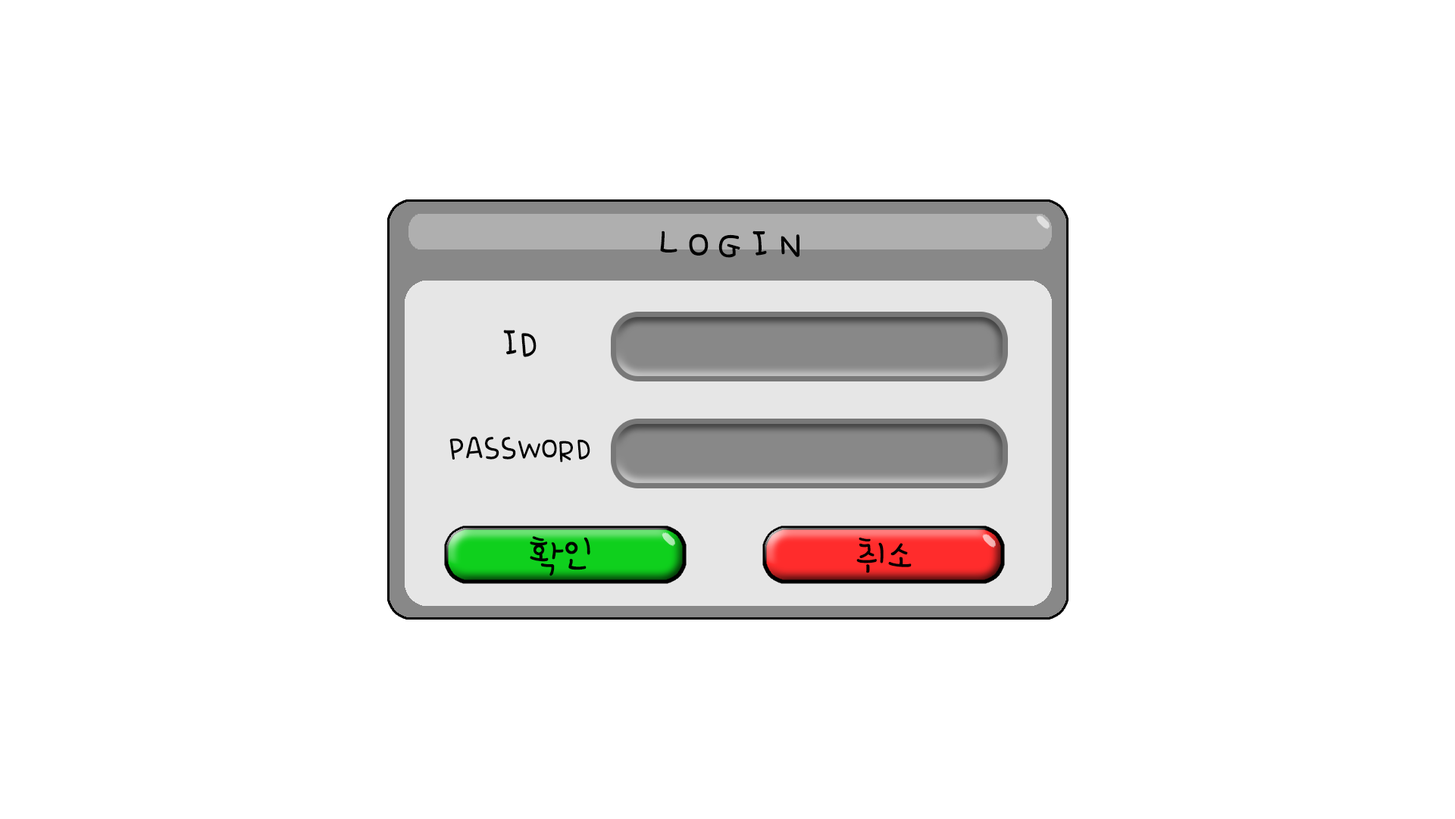
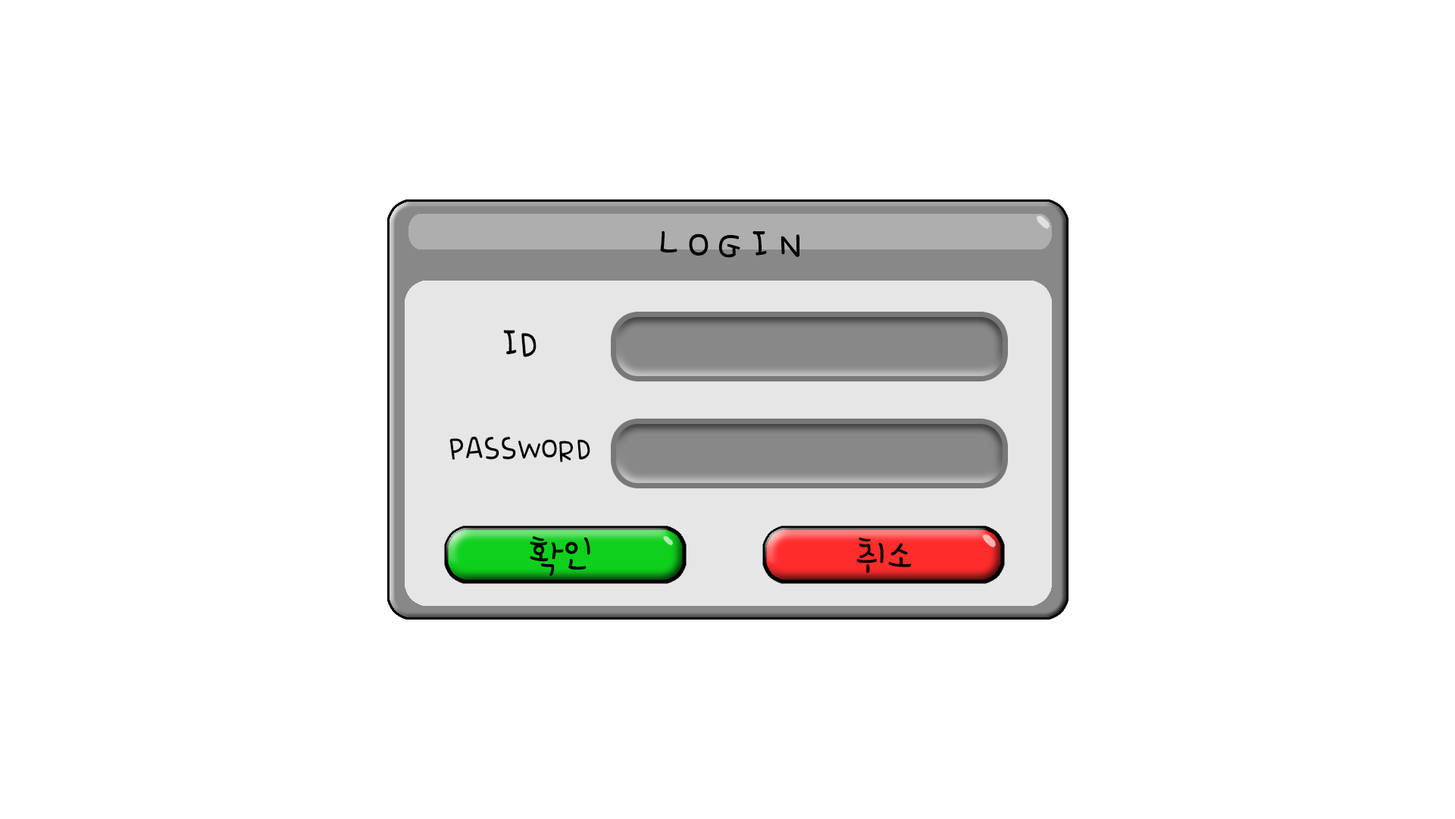
The second w=1455, h=819 image is a revision of the first. Changes to its layers:
moved "Ellipse 1 copy" above "Ellipse 1 copy 2", painted on it over [661, 531, 676, 547]
